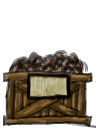
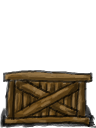
The second 96px x 128px image is a revision of the first. Changes to its layers:
hid "Crate Paper" over [26, 72, 72, 101]
hid "Crate Paper #1" over [28, 73, 68, 100]
added layer "Door #3" above "Peppers" over [0, 105, 95, 128]
hid "Mushrooms" over [8, 50, 88, 77]
hid "Mushrooms #1" over [10, 51, 84, 76]
